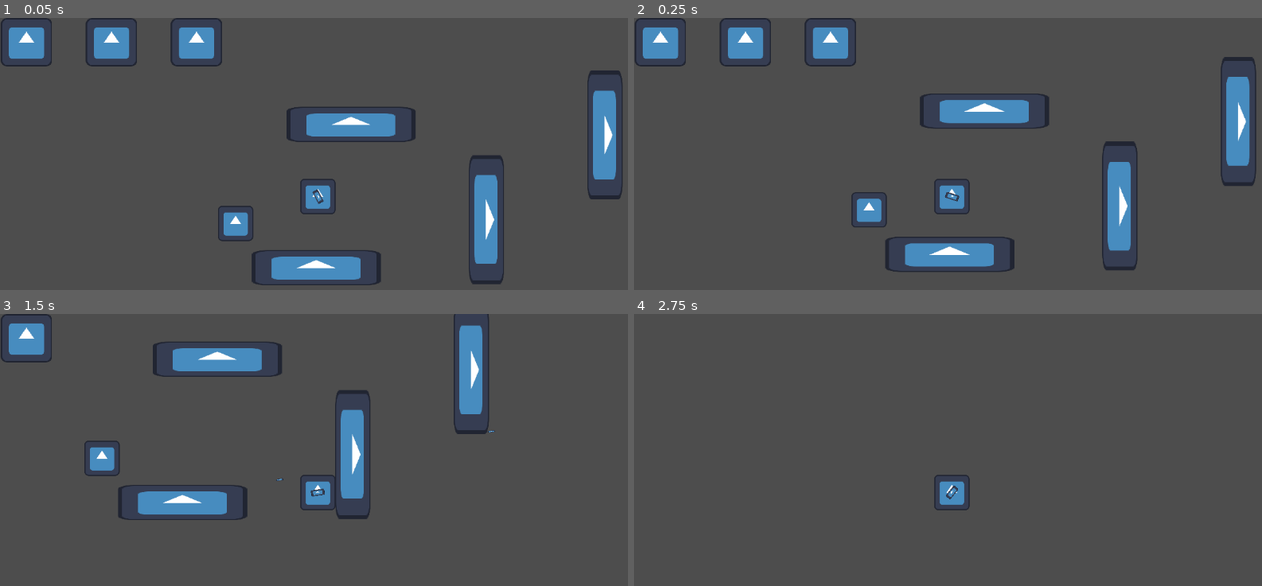
Above: before the commit, frames 1-4 (two rows, left to right).
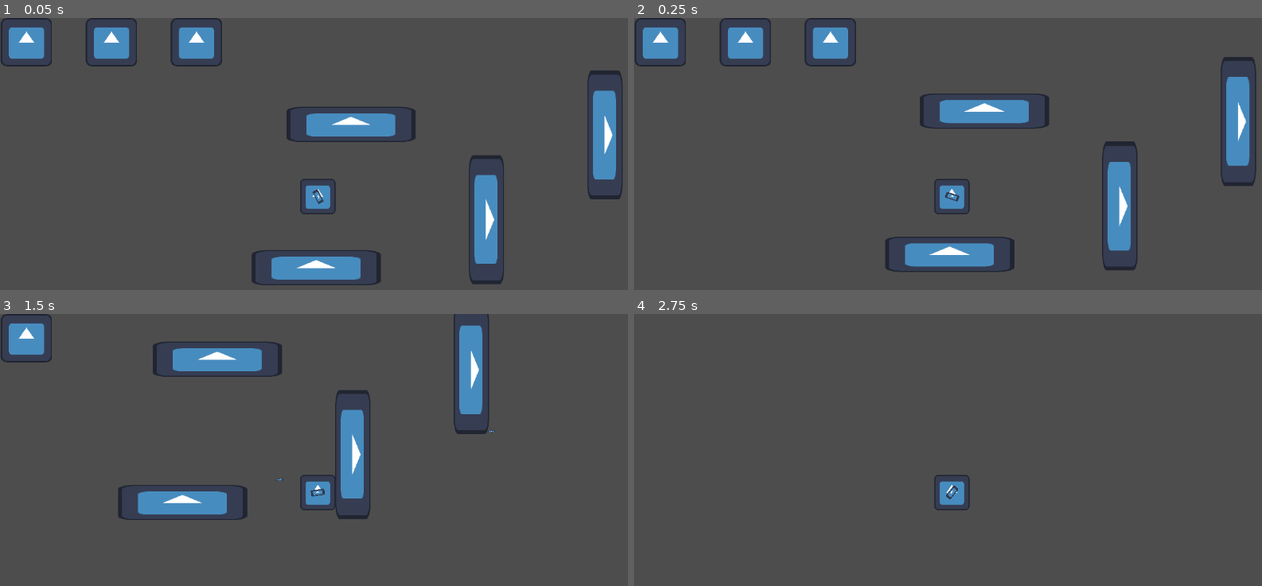
Above: after the commit, the same moments.

Repository: Sn0wy8/Haven
Game: Godot game, scene res://Scenes/main.tscn
Same seed, same stepped clock (60 frames per second), same inputs: the game is played once before the commit and once after it. The engine's default icon, where the game draws it, is replaced by a stand-in: a white triangle on a blue panel in a dark square.
Inputs (mouse positions are in pixels of both pictures, inside the frame that each line leads up to):
- Up to frame 1 (0.05 s): no input
- Up to frame 2 (0.25 s): no input
- Up to frame 3 (1.5 s): move the mouse to (458, 474) at 0.52 s; hold D (RIGHT) from 0.53 s (still down); click (458, 474) at 0.6 s; tap W (UP) at 0.77 s; move the mouse to (188, 509) at 1.27 s; click (188, 509) at 1.35 s
- Up to frame 4 (2.75 s): tap W (UP) at 1.52 s; move the mouse to (1017, 414) at 2.02 s; release D (RIGHT) at 2.03 s; hold A (LEFT) from 2.03 s (still down); click (1017, 414) at 2.1 s

The runs differ from the first frame. In frame 1, 0.4% of the frame differs, in the area x 34-41%, y 69-83%; in frame 2, 0.4%; in frame 3, 0.4%; in frame 4, nothing differs.

Commit message:
test

Diff:
--- a/haven/Scenes/main.tscn
+++ b/haven/Scenes/main.tscn
@@ -3,7 +3,6 @@
 [ext_resource type="PackedScene" uid="uid://b4locmxaumksb" path="res://Scenes/player.tscn" id="1_ig7tw"]
 [ext_resource type="PackedScene" uid="uid://ceu31quos2umr" path="res://Scenes/platform.tscn" id="2_0xm2m"]
 [ext_resource type="PackedScene" uid="uid://b5ki2hegdeobu" path="res://Scenes/breakable_platform.tscn" id="3_h2yge"]
-[ext_resource type="PackedScene" uid="uid://su2tlgsxnnsm" path="res://Scenes/damage_test.tscn" id="4_jjvhh"]
 
 [node name="main" type="Node2D" unique_id=11614573]
 
@@ -23,6 +22,3 @@
 
 [node name="breakable_platform" parent="." unique_id=688448539 instance=ExtResource("3_h2yge")]
 position = Vector2(425, -80)
-
-[node name="damage test" parent="." unique_id=669301743 instance=ExtResource("4_jjvhh")]
-position = Vector2(177, 279)
